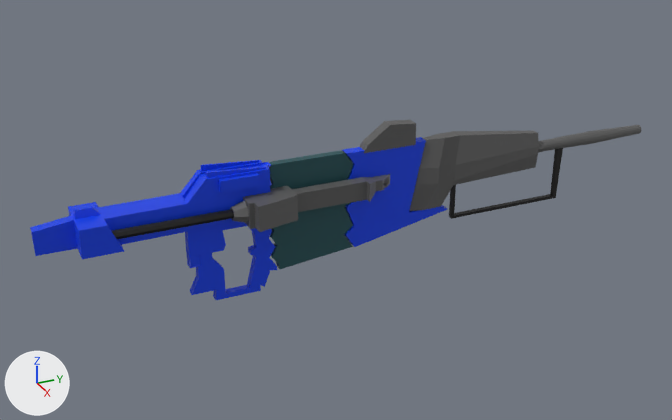
The glTF model 制作delta/Asset/Models/Weapon/RaserRifle/RaserRifle.gltf as it was, and as the next commit left it.
Rendered twice from a camera (50 mm lens) standing at (17.2, -5.09, 9.15) and looking at (-0.25, 2.76, 0.42). Arrows for +X, +Y and +Z are at lower left; the lights stay in place. The picture after the commit comes second. Where no turn or scale is listed for an object, it has been applied to the vertices.

Before the edit, the objects in view are built like this:
```python
ob_cube = bpy.data.objects.new('Cube', me_cube)
ob_cube.location = (0.0, 0.0, 0.0)
ob_円柱 = bpy.data.objects.new('円柱', me_円柱)
ob_円柱.location = (0.0, 5.34, 1.46)
ob_円柱_001 = bpy.data.objects.new('円柱.001', me_円柱_001)
ob_円柱_001.location = (0.41, 0.0, 1.13)
ob_円柱_002 = bpy.data.objects.new('円柱.002', me_円柱_002)
ob_円柱_002.location = (0.41, 0.6, 1.13)
ob_立方体 = bpy.data.objects.new('立方体', me_立方体)
ob_立方体.location = (0.0, 1.79, 0.93)
ob_立方体_001 = bpy.data.objects.new('立方体.001', me_立方体_003)
ob_立方体_001.location = (0.0, 4.04, 2.12)
ob_立方体_002 = bpy.data.objects.new('立方体.002', me_立方体_002)
ob_立方体_002.location = (0.0, 0.0, 0.0)
# also in view: '立方体.003' at (0.03, 7.12, 0.48)
```
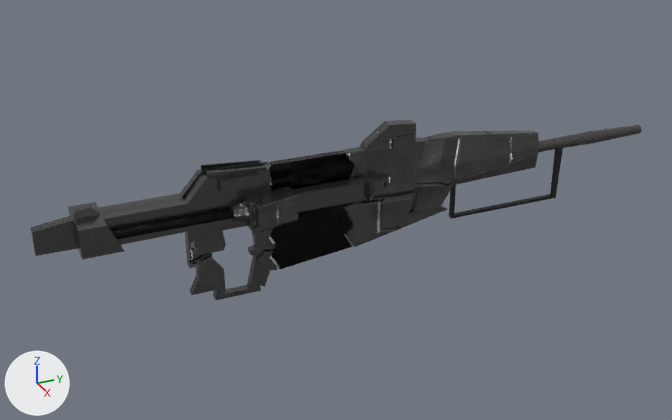
Changed parts and their boxes (x1, y1, x2, y2) in the pictures (672 x 420 px):
'Cube', recoloured (blue to black): (30, 160, 277, 300) in both
'円柱', recoloured: (409, 125, 641, 211) in both
'立方体', recoloured (dark cyan to black): (269, 150, 353, 269) in both
'立方体.002', recoloured (blue to black): (342, 137, 447, 247) in both
'円柱.002', recoloured (darker): (230, 174, 390, 232) in both
'立方体.001', recoloured: (359, 120, 416, 153) in both

The change, as a list of edits to the scene's bpy script:
```text
Add img_rubber_tiles_nor_gl_4k:
    img_rubber_tiles_nor_gl_4k = load_image('rubber_tiles_nor_gl_4k', 'rubber_tiles_nor_gl_4k.png', 128, 128, 'Non-Color')
Add img_minianol:
    img_minianol = load_image('miniaNol', 'miniaNol.png', 100, 75, 'Non-Color')
Add mat_material_001:
    mat_material_001 = bpy.data.materials.new('Material.001')
    # colours: dark grey #636363
    # uses the picture img_rubber_tiles_nor_gl_4k
Add mat_マテリアル_003:
    mat_マテリアル_003 = bpy.data.materials.new('マテリアル.003')
    # colours: black #181818
    # uses the picture img_minianol
Change me_cube:
    where me_cube.from_pydata(...)  # 218 vertices, 433 faces; spans x -0.6..0.62, y -3.8..1.19, z -1.02..2.03
    remove me_cube.materials.append(mat_material)  # blue #003ee7
    add me_cube.materials.append(mat_material_001)
Change me_立方体:
    where me_立方体.from_pydata(...)  # 44 vertices, 84 faces; spans x -0.1..0.09, y -0.75..1.23, z -1.52..0.98
    remove me_立方体.materials.append(mat_マテリアル_002)  # dark cyan #1f5056
    add me_立方体.materials.append(mat_マテリアル_003)
Change me_立方体_002:
    where me_立方体_002.from_pydata(...)  # 24 vertices, 44 faces; spans x -0.13..0.12, y 2.83..5.47, z -0.41..1.9
    remove me_立方体_002.materials.append(mat_material)  # blue #003ee7
    add me_立方体_002.materials.append(mat_material_001)
Change me_立方体_003:
    where me_立方体_003.from_pydata(...)  # 18 vertices, 32 faces; spans x -0.149..0.138, y -0.802..0.479, z -0.273..0.288
    remove me_立方体_003.materials.append(mat_マテリアル_001)  # dark grey #5b5b5b
    add me_立方体_003.materials.append(mat_material_001)
Change me_円柱:
    where me_円柱.from_pydata(...)  # 100 vertices, 188 faces; spans x -0.28..0.28, y -0.9..5.68, z -1.26..0.44
    remove me_円柱.materials.append(mat_マテリアル_001)  # dark grey #5b5b5b
    add me_円柱.materials.append(mat_material_001)
Change me_円柱_002:
    where me_円柱_002.from_pydata(...)  # 116 vertices, 216 faces; spans x -1.32..0.51, y -0.48..3.32, z -0.31..0.26
    remove me_円柱_002.materials.append(mat_マテリアル_001)  # dark grey #5b5b5b
    add me_円柱_002.materials.append(mat_material_001)
```
